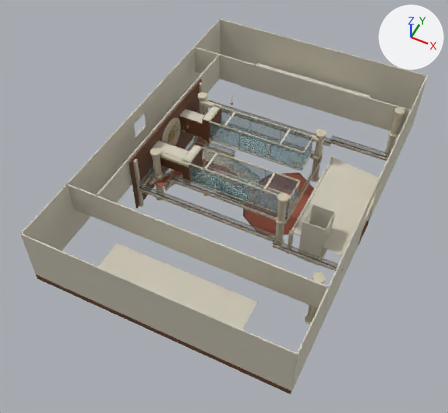
Before and after pictures for a commit that changed the Blender file BlenderCatalogue/assets/arrivals_fusion/source/AST-ARR-002.blend.
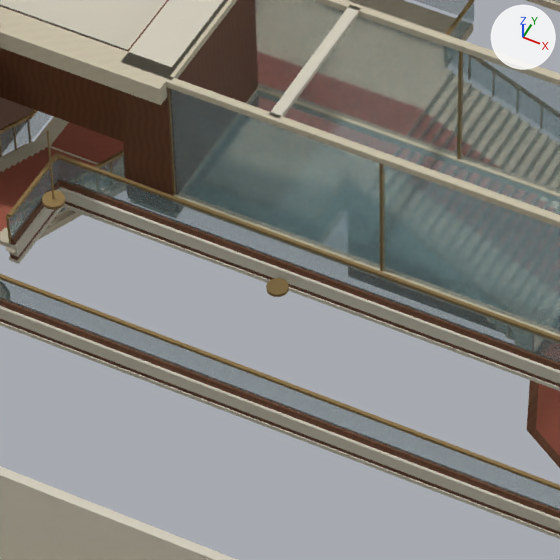
The first picture shows the older version from a camera (50 mm lens) standing at (32.2, -74.1, 85.8) and looking at (-1.7, -6.5, 1.3). The close-ups show the older and then the newer version on the part from 37% to 55% of the width and 37% to 57% of the height of that picture. Only the edits that show in the close-ups are written down. Lighting does not change. The marker at upper right points along +X, +Y and +Z.

Objects in the first close-up: 'ARR_BalconyFascia_10', 'ARR_BalconyFascia_4', 'ARR_BalconyGlass_10', 'ARR_BalconyGlass_4', 'ARR_EnclosedLink_south_exhibit_access-425.8', 'ARR_ExhibitGlassBelly_1', 'ARR_ExhibitGlassSide_1', 'ARR_ExhibitGlassSide_1.002', 'ARR_ExhibitTransferShoulder_1', 'ARR_ExhibitUpperFrame_1.002', 'ARR_OpaqueServiceScreen_1', 'ARR_ServiceBayDisplayPartition_1' and 72 more.
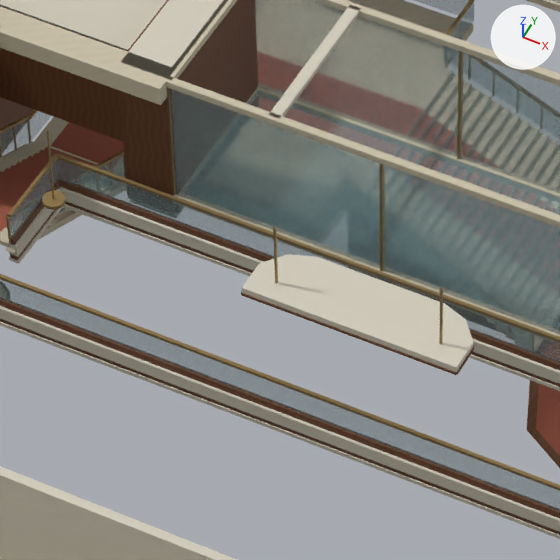
The change, as a diff of the scene's bpy script:
```diff
--- a/BlenderCatalogue/assets/arrivals_fusion/source/AST-ARR-002.blend.py
+++ b/BlenderCatalogue/assets/arrivals_fusion/source/AST-ARR-002.blend.py
@@ me_arr_gallerypausereveal_south_001 @@
+me_arr_gallerypausereveal_south_001.from_pydata(...)  # a box spanning x 2.97..3.03, y -12.65..-11.7, z 9.48..9.55
+me_arr_gallerypausereveal_south_001.materials.append(mat_warm_walnut)  # picture img_warm_walnut_png
@@ me_arr_gallerypausereveal_south @@
+me_arr_gallerypausereveal_south.from_pydata(...)  # a box spanning x -3.0..3.0, y -12.68..-12.62, z 9.48..9.55
+me_arr_gallerypausereveal_south.materials.append(mat_warm_walnut)  # picture img_warm_walnut_png
@@ me_arr_gallerypausesupport_south_28_7 @@
+me_arr_gallerypausesupport_south_28_7.from_pydata(...)  # a box spanning x 2.27..2.33, y -12.13..-12.07, z 9.73..11.76
+me_arr_gallerypausesupport_south_28_7.materials.append(mat_champagne_metal)  # picture img_champagne_metal_png
@@ me_arr_gallerypausesupport_south_33_3 @@
+me_arr_gallerypausesupport_south_33_3.from_pydata(...)  # a box spanning x -2.33..-2.27, y -12.13..-12.07, z 9.73..11.76
+me_arr_gallerypausesupport_south_33_3.materials.append(mat_champagne_metal)  # picture img_champagne_metal_png
@@ me_arr_gallerypauseceiling_south @@
+me_arr_gallerypauseceiling_south.from_pydata(...)  # 16 vertices, 10 faces; spans x -3.0..3.0, y -12.65..-10.85, z 9.55..9.73
+me_arr_gallerypauseceiling_south.materials.append(mat_ivory_enamel)  # picture img_ivory_enamel_png
@@ ob_arr_gallerypausereveal_south_001 @@
+ob_arr_gallerypausereveal_south_001 = bpy.data.objects.new('ARR_GalleryPauseReveal_south.001', me_arr_gallerypausereveal_south_001)
+ob_arr_gallerypausereveal_south_001.location = (0.0, 0.0, 0.0)
@@ ob_arr_gallerypausereveal_south @@
+ob_arr_gallerypausereveal_south = bpy.data.objects.new('ARR_GalleryPauseReveal_south', me_arr_gallerypausereveal_south)
+ob_arr_gallerypausereveal_south.location = (0.0, 0.0, 0.0)
@@ ob_arr_gallerypausesupport_south_28_7 @@
+ob_arr_gallerypausesupport_south_28_7 = bpy.data.objects.new('ARR_GalleryPauseSupport_south-28.7', me_arr_gallerypausesupport_south_28_7)
+ob_arr_gallerypausesupport_south_28_7.location = (0.0, 0.0, 0.0)
@@ ob_arr_gallerypausesupport_south_33_3 @@
+ob_arr_gallerypausesupport_south_33_3 = bpy.data.objects.new('ARR_GalleryPauseSupport_south-33.3', me_arr_gallerypausesupport_south_33_3)
+ob_arr_gallerypausesupport_south_33_3.location = (0.0, 0.0, 0.0)
@@ ob_arr_gallerypauseceiling_south @@
+ob_arr_gallerypauseceiling_south = bpy.data.objects.new('ARR_GalleryPauseCeiling_south', me_arr_gallerypauseceiling_south)
+ob_arr_gallerypauseceiling_south.location = (0.0, 0.0, 0.0)
```

Where the change shows, as pixel boxes (x1, y1, x2, y2) in the close-ups (560 x 560 px):
'ARR_GalleryPauseCeiling_south', added: after (242, 254, 473, 372)
'ARR_GalleryPauseReveal_south', added: after (241, 293, 456, 375)
'ARR_GalleryPauseSupport_south-33.3', added: after (273, 226, 278, 284)
'ARR_GalleryPauseSupport_south-28.7', added: after (439, 287, 443, 344)
'ARR_GalleryPauseReveal_south.001', added: after (456, 347, 474, 375)
